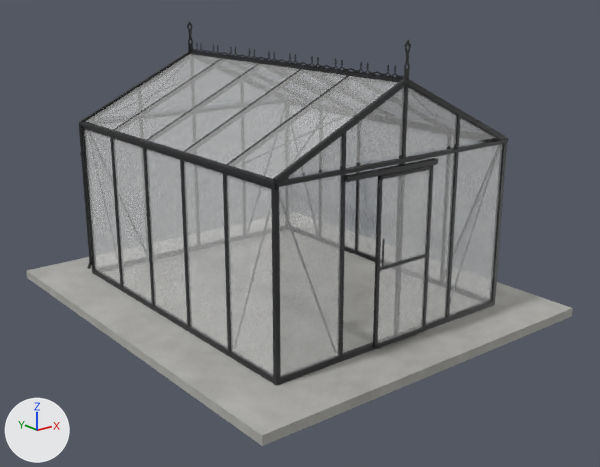
A saved change to the glTF model models/scandiglas/sg-rect-10-2-12-7-decor.glb.
Before and after are seen from a camera (50 mm lens) standing at (-5.73, -4.93, 3.64) and looking at (0.02, 2.26, 0.76). Lighting does not change. The marker at lower left points along +X, +Y and +Z. The picture after the commit comes second. Vertices at exactly the same position are counted once.

In view in the first picture: 'scandiglas-rect-10-2-12-7-decor'.
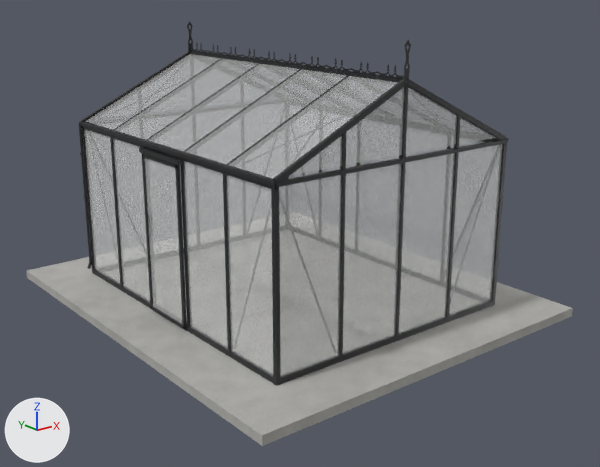
The newer file is also turned or shifted as a whole; pictures and numbers use the older file's frame.

The edits, one by one:
me_scandiglas is used by ob_scandiglas_rect_10_2_12_7_decor; location (0.0, 0.0, 0.0).
me_scandiglas had 16228 vertices, 31514 faces and spanned x -2.19..2.19, y 0.0..5.11, z -0.1..3.05.
me_scandiglas now has 16204 vertices, 31469 faces and spans x -2.19..2.19, y 0.0..5.11, z -0.1..3.05.
me_scandiglas part 1: the loose piece of 70 vertices spanning x -0.36..0.38, y 0.58..0.61, z 0.03..1.81 is turned -90 degrees about the z axis through its middle, then moved by (-1.6, 1.96, 0.0).
me_scandiglas part 2: the loose piece of 24 vertices spanning x -1.55, y 2.19..2.92, z 0.06..1.89 is scaled about its middle by (3.01, 0.0191, 0.153), then moved by (-0.07, 0.31, 0.07), in mat_powder.
me_scandiglas part 3: the loose piece of 24 vertices spanning x -0.32..0.35, y 0.6, z 0.07..1.77 is scaled about its middle by (0, -4.19e-05, 0.164), then moved by (-1.57, 2.27, 0.12), in mat_powder.
me_scandiglas part 4: the loose piece of 24 vertices spanning x -0.76..-0.02, y 0.62..0.66, z 1.81..1.85 is scaled about its middle by (0.0812, 20, 1.25), then moved by (-1.2, 1.9, 0.01).
me_scandiglas part 5: the loose piece of 24 vertices spanning x -0.78..0.43, y 0.57..0.63, z 1.82..1.87 is turned -90 degrees about the z axis through its middle and scaled by 0.605, then moved by (-1.38, 1.96, -0.01).
me_scandiglas part 6: the loose piece of 24 vertices spanning x -0.36..0.38, y 0.58..0.61, z 0.85..0.88 is scaled about its middle by (-0.0054, 25.4, 57), then moved by (-1.6, 1.96, 0.05), in mat_glass (white #fdfefd).
me_scandiglas part 7: the loose piece of 24 vertices spanning x -0.3..-0.29, y 0.56..0.57, z 0.9..1.18 is scaled about its middle by (52.8, 0.333, 6.52), then moved by (-0.09, 0.07, -0.07), in mat_glass (white #fdfefd).
me_scandiglas part 8: 30365 kept faces spanning x -2.19..2.19, y 0.0..5.11, z -0.1..3.05 get new texture (UV) coordinates.
Other edits to the shape of me_scandiglas do not show in these pictures.

Pixel boxes (x1, y1, x2, y2) of what changed, in the pictures (600 x 467 px; the box of a moved part takes in the faces that stretch with it):
part 1 of me_scandiglas, moved or reshaped
    before: (373, 165, 434, 348)
    after: (142, 153, 187, 329)
part 2 of me_scandiglas, moved or reshaped
    before: (146, 149, 187, 324)
    after: (146, 212, 149, 237)
part 3 of me_scandiglas, moved or reshaped (not visible afterwards)
    before: (378, 170, 430, 343)
part 4 of me_scandiglas, moved or reshaped (not visible before)
    after: (139, 147, 183, 165)
part 5 of me_scandiglas, moved or reshaped (not visible afterwards)
    before: (344, 158, 438, 182)
part 6 of me_scandiglas, moved or reshaped
    before: (375, 254, 427, 271)
    after: (145, 158, 182, 324)
part 7 of me_scandiglas, moved or reshaped
    before: (382, 239, 385, 267)
    after: (343, 164, 401, 354)
part 8 of me_scandiglas, surface changed
    both: (94, 144, 469, 356)
